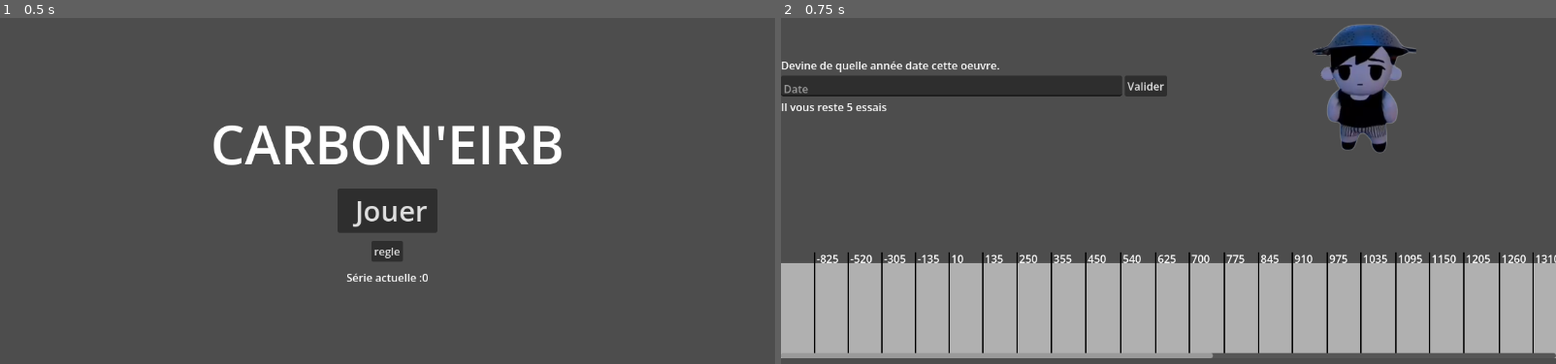
Above: before the commit, frames 1-2 (left to right).
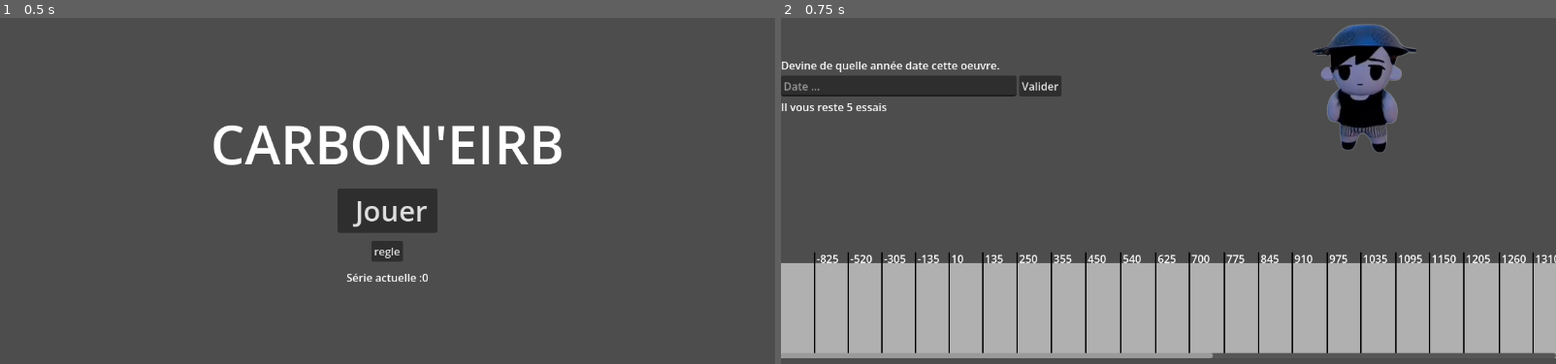
Above: after the commit, the same moments.

Repository: Alpagateau/sda
Game: Godot game, scene res://Scenes/main.tscn
The game is run twice, just before and just after one commit, with the same random seed, the same clock (stepped at 60 frames per second) and the same inputs.
Inputs:
- Up to frame 1 (0.5 s): no input
- Up to frame 2 (0.75 s): click "Jouer" at 0.5 s

Frame 1 is identical in both runs. In frame 2, 0.9% of the frame differs, in the area x 0-50%, y 16-23%.

Commit message:
changed answer entry to one line entry, can confirm using enter

Diff:
--- a/Scenes/game.gd
+++ b/Scenes/game.gd
@@ -19,3 +19,6 @@
 
 func _on_guess_pressed() -> void :
 	guess_pressed.emit($MarginContainer2/VBoxContainer/HBoxContainer/DateEntry.text)
+
+func _on_answer_submitted(text:String) -> void :
+	guess_pressed.emit(text)
--- a/Scenes/game.tscn
+++ b/Scenes/game.tscn
@@ -28,10 +28,13 @@
 [node name="HBoxContainer" type="HBoxContainer" parent="MarginContainer2/VBoxContainer" unique_id=577714986]
 layout_mode = 2
 
-[node name="DateEntry" type="TextEdit" parent="MarginContainer2/VBoxContainer/HBoxContainer" unique_id=2049541219]
+[node name="DateEntry" type="LineEdit" parent="MarginContainer2/VBoxContainer/HBoxContainer" unique_id=1876153362]
+custom_minimum_size = Vector2(350, 0)
 layout_mode = 2
-size_flags_horizontal = 3
-placeholder_text = "Date"
+placeholder_text = "Date ..."
+keep_editing_on_text_submit = true
+emoji_menu_enabled = false
+clear_button_enabled = true
 
 [node name="Guess" type="Button" parent="MarginContainer2/VBoxContainer/HBoxContainer" unique_id=864654446]
 layout_mode = 2
@@ -57,4 +60,5 @@
 [node name="Timeline" parent="MarginContainer" unique_id=1544057268 instance=ExtResource("2_wrm1d")]
 layout_mode = 2
 
+[connection signal="text_submitted" from="MarginContainer2/VBoxContainer/HBoxContainer/DateEntry" to="." method="_on_answer_submitted"]
 [connection signal="pressed" from="MarginContainer2/VBoxContainer/HBoxContainer/Guess" to="." method="_on_guess_pressed"]
--- a/Scenes/main_scene.gd
+++ b/Scenes/main_scene.gd
@@ -92,7 +92,6 @@
 	show_only_menu($Menus/TitleScreen)
 
 func _on_guess_pressed(date : String) -> void:
-
 	if date.is_valid_int():
 		decrement_attemps()
 		var date_value : int = date.to_int()
--- a/project.godot
+++ b/project.godot
@@ -15,6 +15,14 @@
 config/features=PackedStringArray("4.6", "Forward Plus")
 config/icon="res://icon.svg"
 
+[input]
+
+entry_confirm={
+"deadzone": 0.2,
+"events": [Object(InputEventKey,"resource_local_to_scene":false,"resource_name":"","device":0,"window_id":0,"alt_pressed":false,"shift_pressed":false,"ctrl_pressed":false,"meta_pressed":false,"pressed":false,"keycode":0,"physical_keycode":0,"key_label":4194309,"unicode":0,"location":0,"echo":false,"script":null)
+]
+}
+
 [physics]
 
 3d/physics_engine="Jolt Physics"
